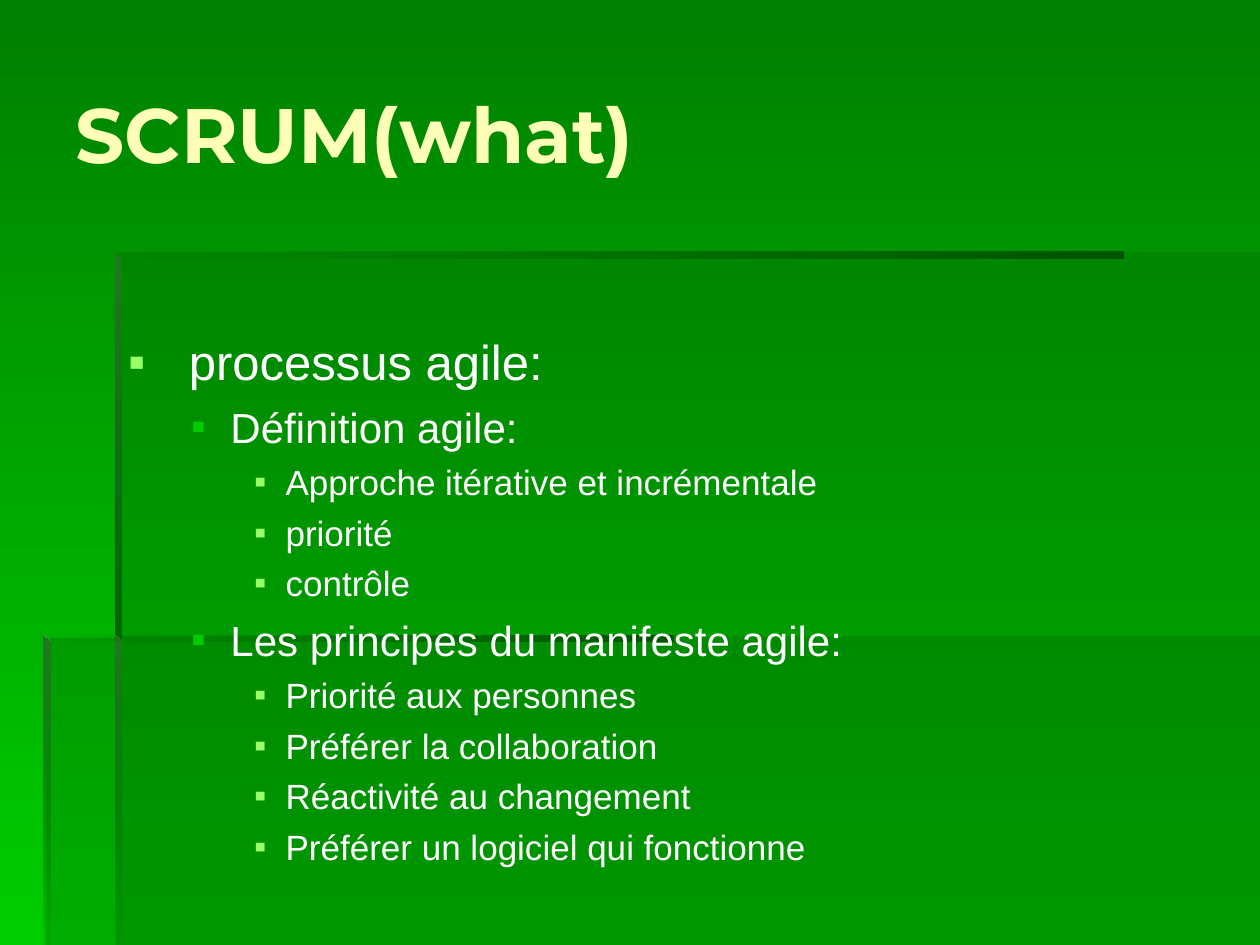
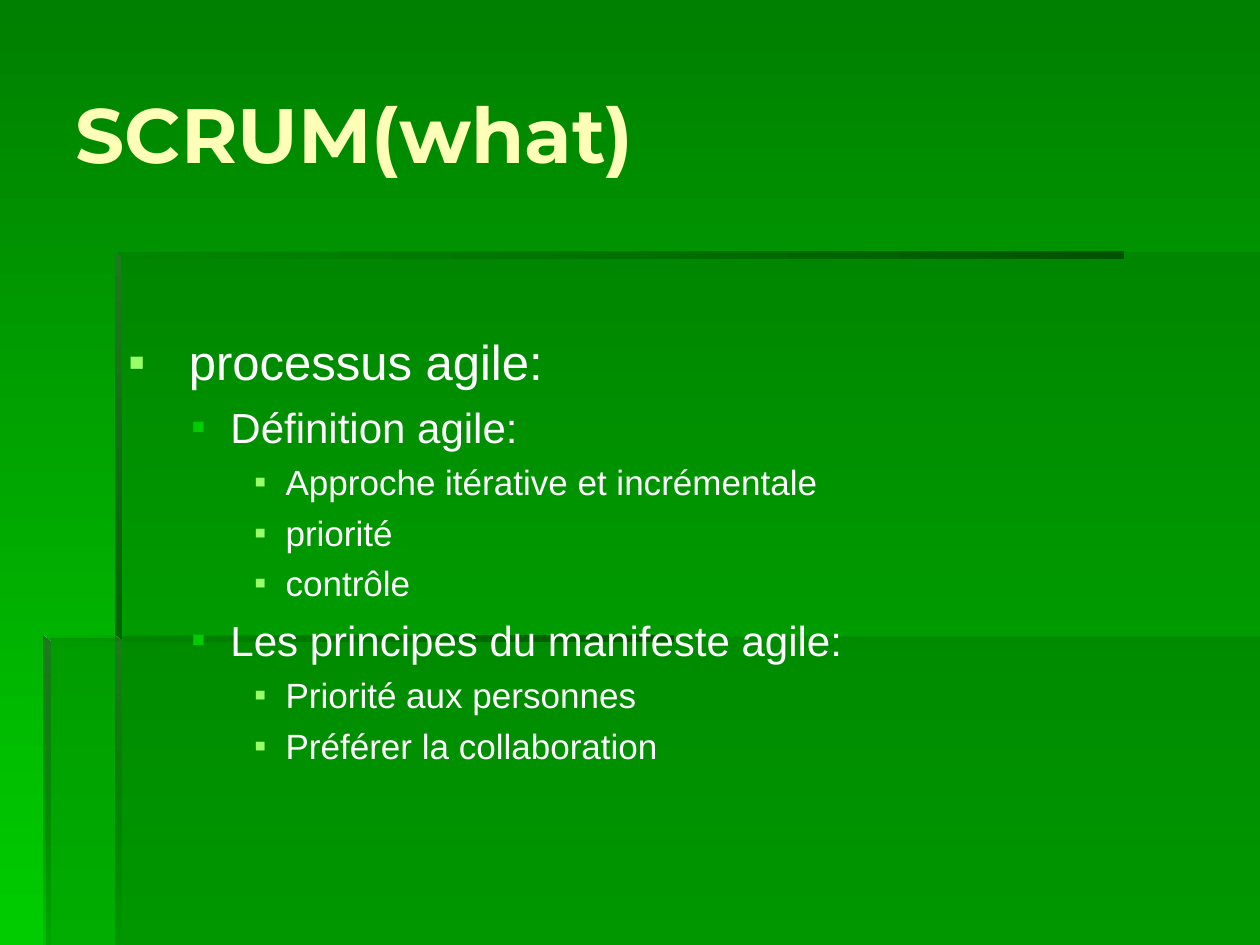
Before and after one commit to othmendineri/scrum, a slide deck: slide 2 of présentation scrum v0.1.ppt. Drawn at 1260x945 pixels with LibreOffice and Linux fonts; fonts in the diff are those of the drawing. Boxes give left, top, right and bottom in pixels: in the first picture for what was removed or moved away, otherwise in the second. Text is boxed around its words. In the diff, an @@ line names an element or a change of style, - is before the commit and + after.

Commit message:
"add"

```diff
--- a/présentation scrum v0.1.ppt
+++ b/présentation scrum v0.1.ppt
@@ text at <box>286,783,806,867</box>: paragraphs removed @@
-    ▪ Réactivité au changement
-    ▪ Préférer un logiciel qui fonctionne
```
